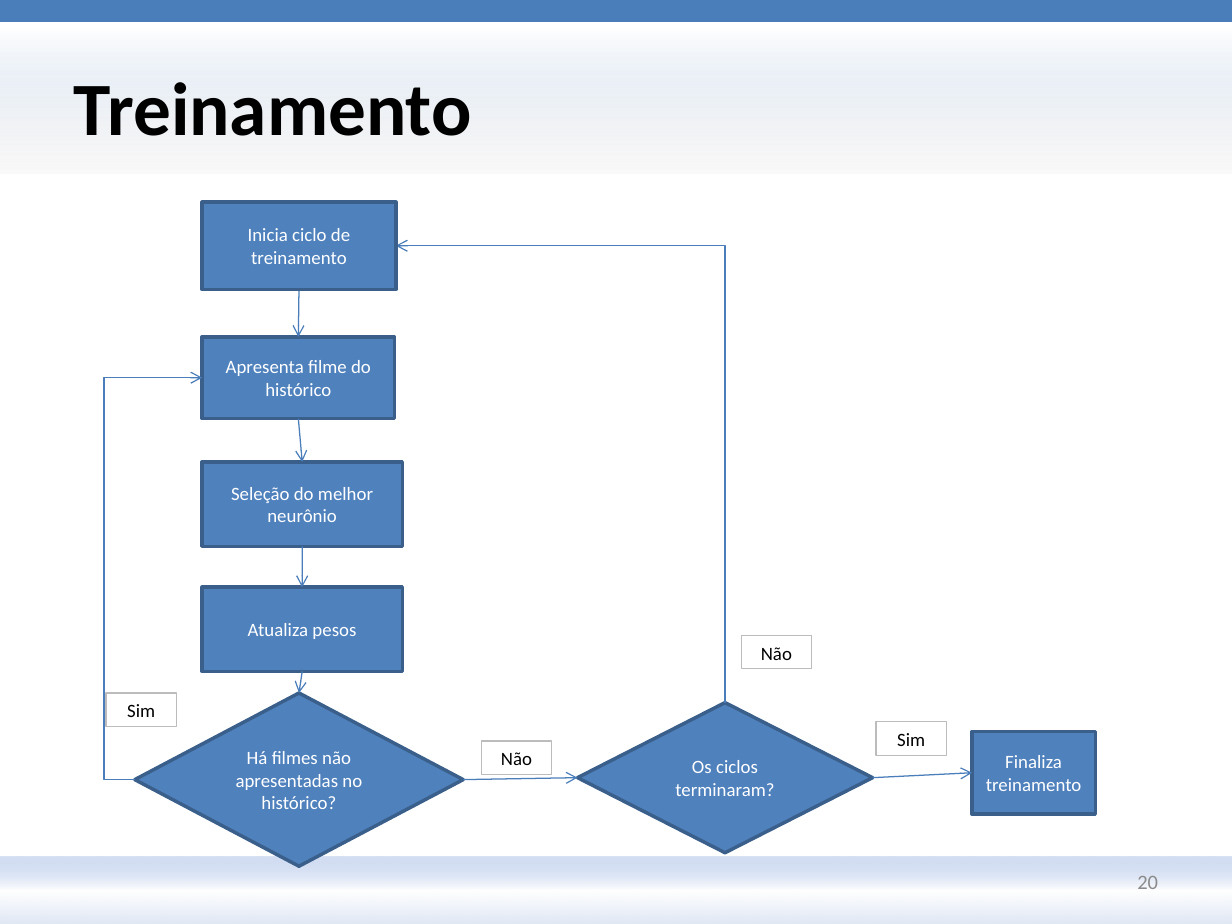
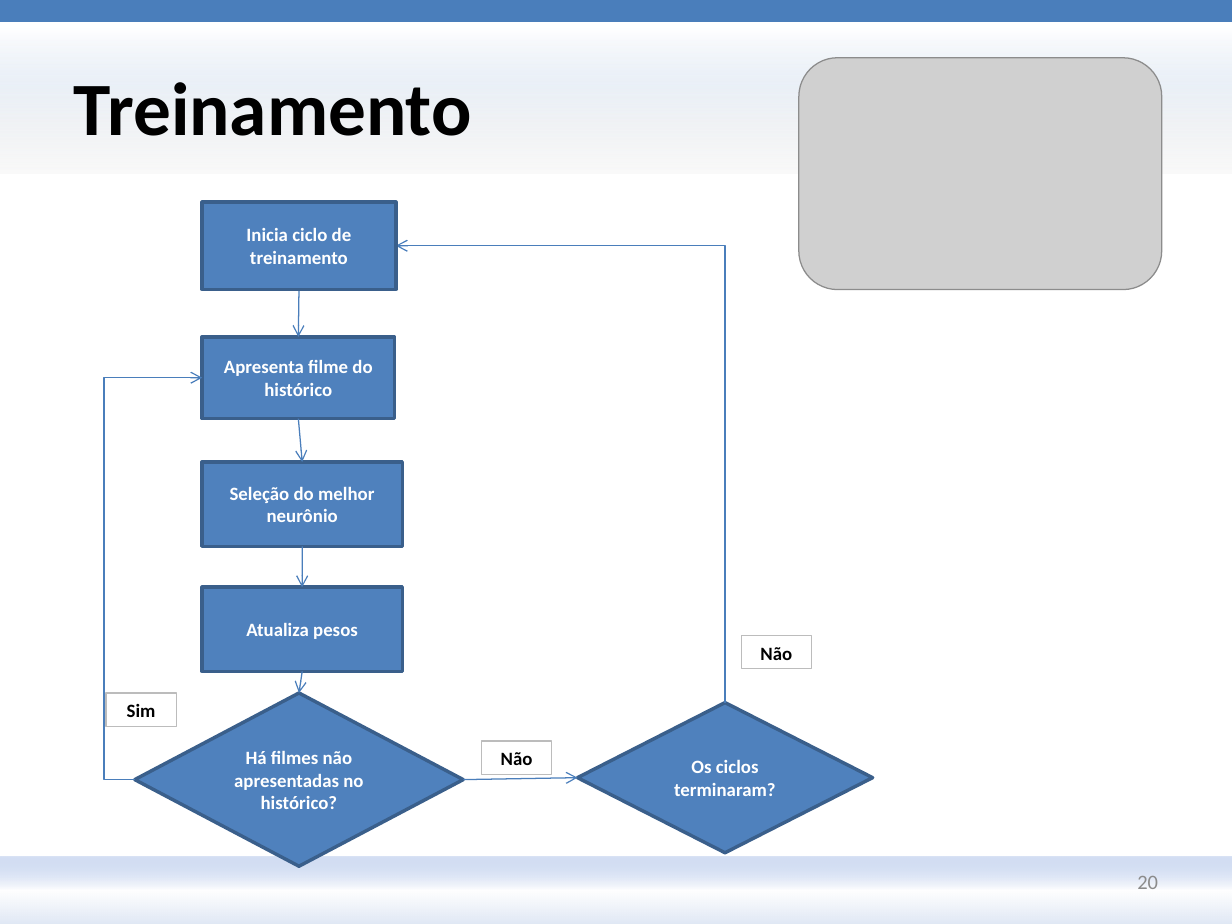
Before and after one commit to andersonberg/srsom, a slide deck: slide 20 of Apresentação/TCC_AndersonBerg_Apresentação_20091213_V3.pptx. Drawn at 1232x924 pixels with LibreOffice and Linux fonts; fonts in the diff are those of the drawing; grey boxes stand for pictures; background and template pictures are left out. Boxes give left, top, right and bottom in pixels: in the first picture for what was removed or moved away, otherwise in the second. Text is boxed around its words. In the diff, an @@ line names an element or a change of style, - is before the commit and + after.

```diff
--- a/Apresentação/TCC_AndersonBerg_Apresentação_20091213_V3.pptx
+++ b/Apresentação/TCC_AndersonBerg_Apresentação_20091213_V3.pptx
@@ picture added at <box>798,58,1162,290</box> @@
@@ bold on in 9 elements at <box>202,336,394,418</box>, <box>202,462,402,546</box>, <box>202,588,402,671</box>, <box>134,694,463,867</box>, <box>578,702,873,853</box>, <box>742,636,812,669</box>, <box>482,742,552,775</box>, <box>106,694,176,727</box>, <box>202,202,395,290</box> @@
@@ rectangle removed at <box>876,722,946,755</box> @@
-Sim
@@ rectangle removed at <box>972,732,1095,814</box> @@
-Finaliza treinamento
@@ arrow removed from (872, 777) to (972, 772) @@
```
Also in this commit, not shown: 15 other slides changed, 3 slides added.
